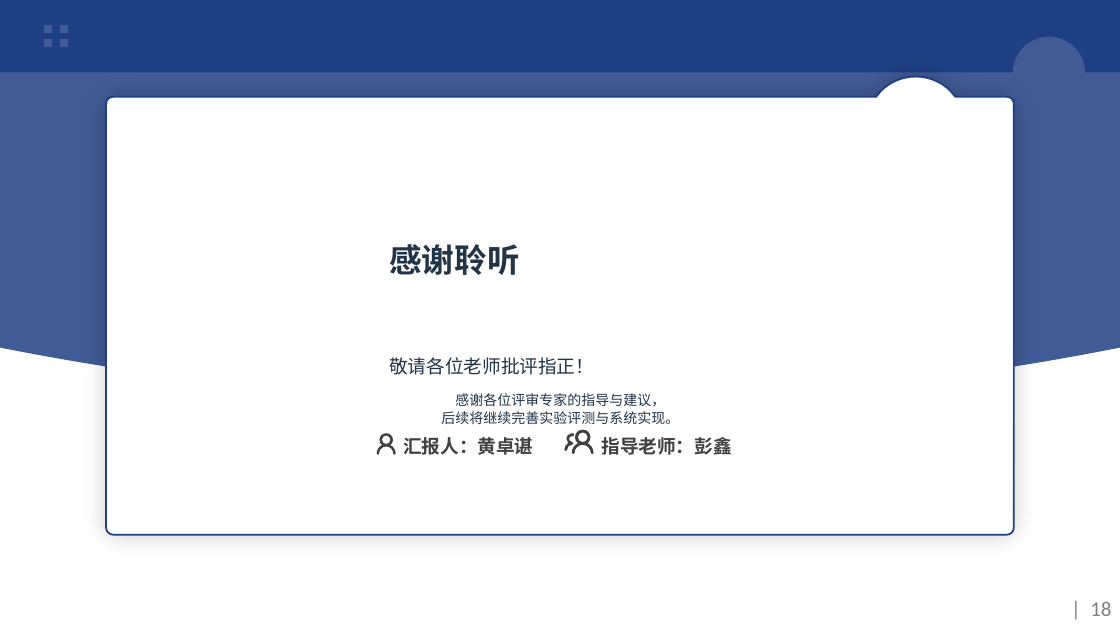
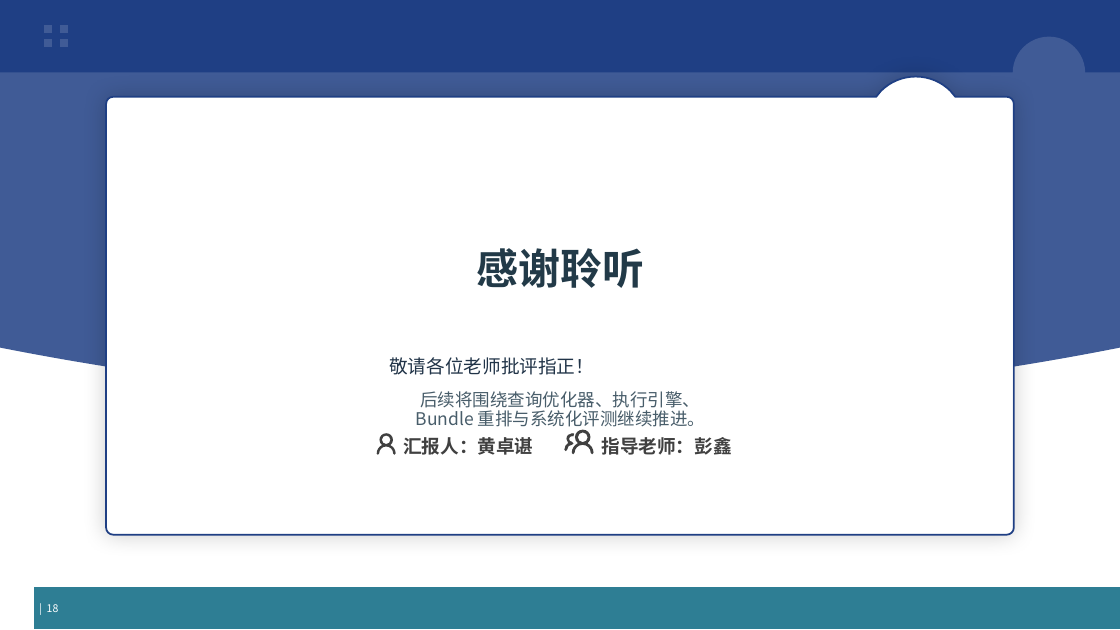
Before and after one commit to FDSE-IntelliDev/CodeSense, a slide deck: slide 18 of 中期答辩ppt_CodeSearch中期答辩.pptx. Drawn at 1120x630 pixels with LibreOffice and Linux fonts; fonts in the diff are those of the drawing; background and template pictures are left out. Boxes give left, top, right and bottom in pixels: in the first picture for what was removed or moved away, otherwise in the second. Text is boxed around its words. In the diff, an @@ line names an element or a change of style, - is before the commit and + after.

```diff
--- a/中期答辩ppt_CodeSearch中期答辩.pptx
+++ b/中期答辩ppt_CodeSearch中期答辩.pptx
@@ text "感谢聆听" at (476, 248, 644, 288): size 28 to 36 pt, text colour #213448 to #223A48; alignment justified to centre @@
@@ text at (416, 391, 705, 430): text changed; size 12 to 15 pt; text colour #213448 to #485D6A @@
-感谢各位评审专家的指导与建议，
-后续将继续完善实验评测与系统实现。
+后续将围绕查询优化器、执行引擎、Bundle 重排与系统化评测继续推进。
@@ rectangle "| 18" at (34, 588, 1120, 629): size 18 to 9 pt, font Calibri to Noto Sans CJK SC, text colour #808080 to #FFFFFF; alignment right to left; fill #FFFFFF to #2E7E94; outline #FFFFFF 1 pt to #2E7E94 1 pt @@
```
Also in this commit, not shown: 11 other slides changed, 6 slides added, 6 slides removed, 1 other file.
